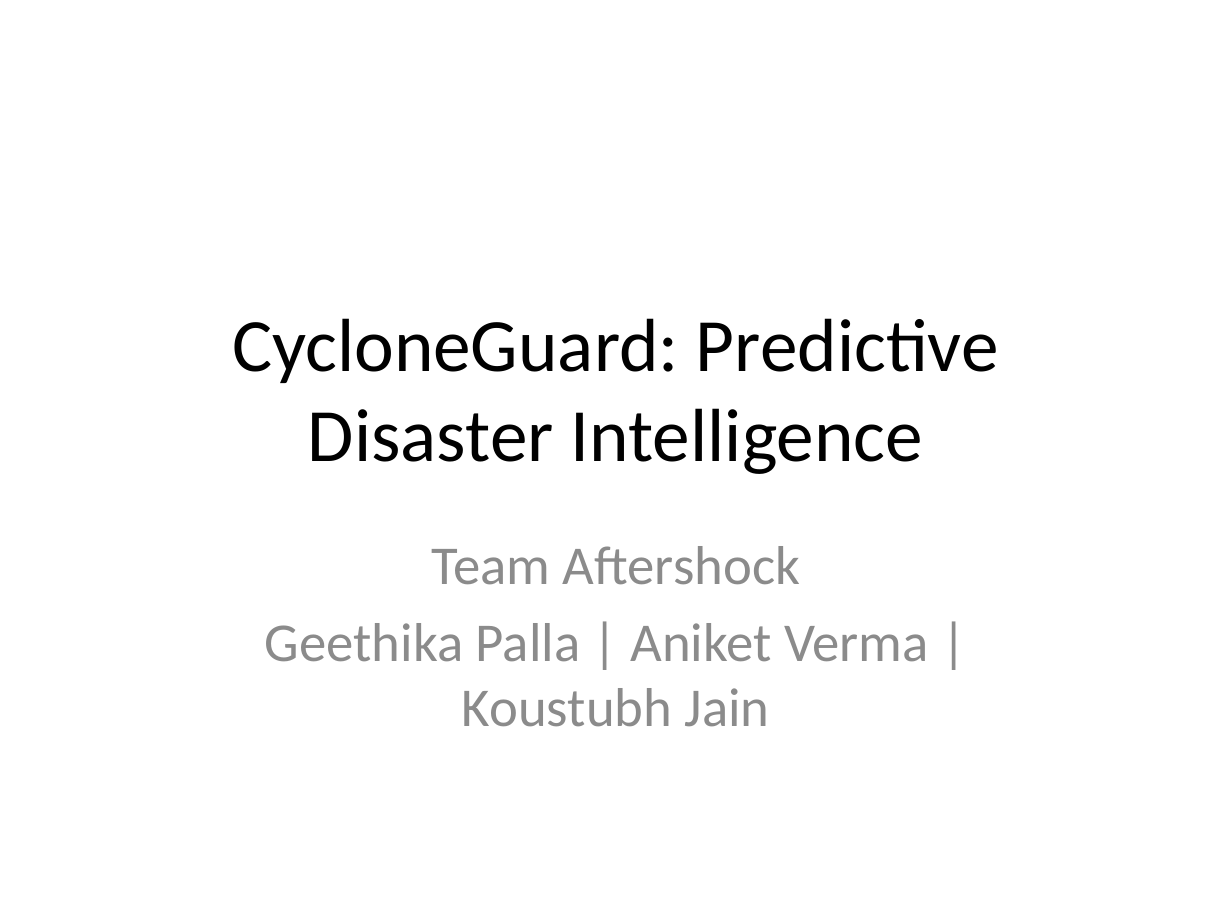
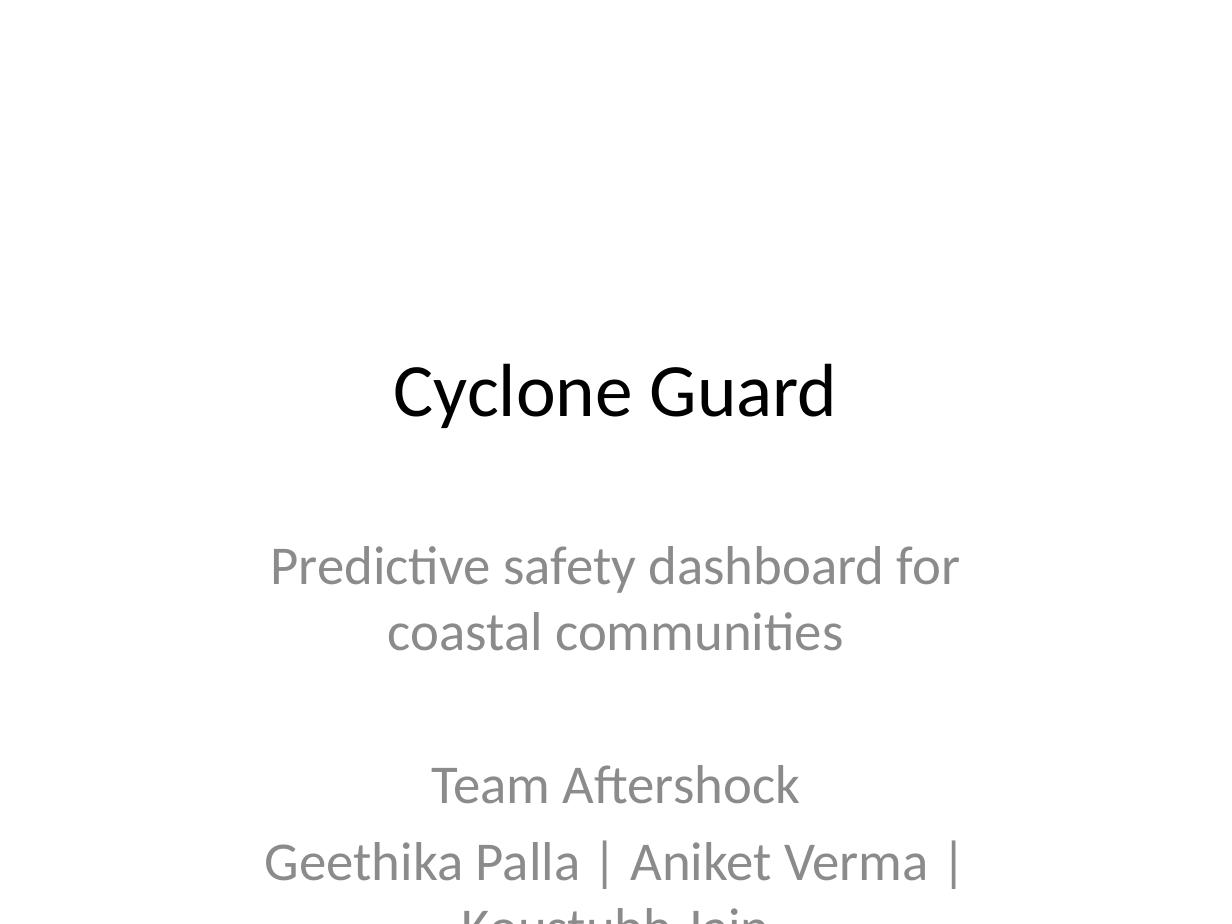
Before and after one commit to Geethika-iiith/cyclone-prediction-model-dashboard, a slide deck: slide 1 of CycloneGuard_Project_Presentation.pptx. Drawn at 1232x924 pixels with LibreOffice and Linux fonts; fonts in the diff are those of the drawing. Boxes give left, top, right and bottom in pixels: in the first picture for what was removed or moved away, otherwise in the second. Text is boxed around its words. In the diff, an @@ line names an element or a change of style, - is before the commit and + after.

Commit message:
Update project name to Cyclone Guard and refresh presentation with screenshots

```diff
--- a/CycloneGuard_Project_Presentation.pptx
+++ b/CycloneGuard_Project_Presentation.pptx
@@ title at (394, 363, 838, 428): text changed @@
-CycloneGuard: Predictive Disaster Intelligence
+Cyclone Guard
@@ subtitle at (271, 546, 960, 651): paragraph added @@
+Predictive safety dashboard for coastal communities
```
Also in this commit, not shown: 3 other files.
